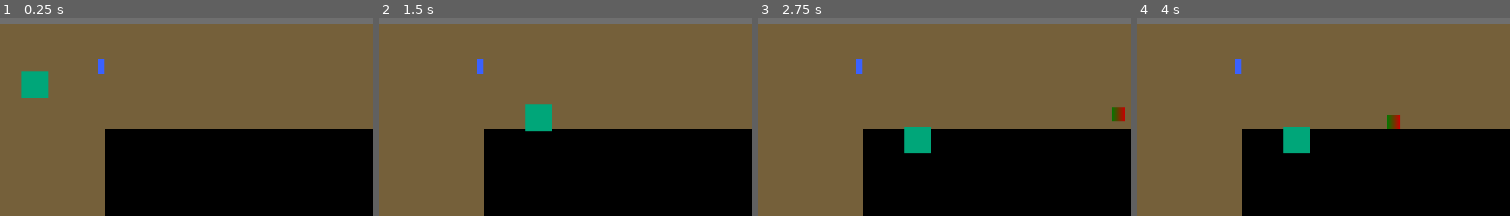
Above: before the commit, frames 1-4 (left to right).
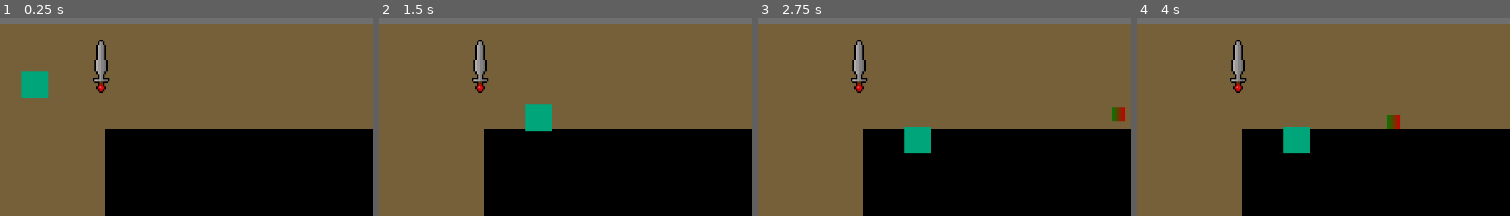
Above: after the commit, the same moments.

Repository: TheWalkingLapis/countdown
Game: Godot game, scene res://scenes/game.tscn
The game is run twice, just before and just after one commit, with the same random seed, the same clock (stepped at 60 frames per second) and the same inputs.
Inputs:
- Up to frame 1 (0.25 s): no input
- Up to frame 2 (1.5 s): hold D (player_right) 0.53-1.28 s; hold S (player_down) from 1.28 s (still down)
- Up to frame 3 (2.75 s): release S (player_down) at 2.03 s; hold D (player_right) from 2.03 s (still down)
- Up to frame 4 (4 s): release D (player_right) at 2.78 s; hold W (player_up) 2.78-3.53 s; hold A (player_left) from 3.53 s (still down)
The pictures show only the part of the screen within x 5-55%, y 0-50%; the shares and areas given below are measured in that part.

The runs differ from the first frame. In frame 1, 0.7% of the frame differs, in the area x 24-30%, y 11-38%; in frame 2, 0.7%; in frame 3, 0.7%; in frame 4, 0.7%.

Commit message:
feat: sword texture

Diff:
--- a/scenes/game.tscn
+++ b/scenes/game.tscn
@@ -13,6 +13,7 @@
 
 [node name="PlayerWeapon" parent="." instance=ExtResource("3_iywne")]
 position = Vector2(411, 186)
+scale = Vector2(4, 4)
 
 [node name="Player" parent="." instance=ExtResource("4_p57ef")]
 position = Vector2(252, 230)
--- a/scenes/player_weapon.tscn
+++ b/scenes/player_weapon.tscn
@@ -1,17 +1,10 @@
-[gd_scene load_steps=5 format=3 uid="uid://dkka1dstutnp7"]
+[gd_scene load_steps=4 format=3 uid="uid://dkka1dstutnp7"]
 
 [ext_resource type="Script" uid="uid://c63xodi4tlaws" path="res://scripts/player_weapon.gd" id="1_3kfca"]
-
-[sub_resource type="Gradient" id="Gradient_bh1vq"]
-offsets = PackedFloat32Array(1)
-colors = PackedColorArray(0.22745098, 0.38039216, 1, 1)
-
-[sub_resource type="GradientTexture2D" id="GradientTexture2D_maq6x"]
-gradient = SubResource("Gradient_bh1vq")
+[ext_resource type="Texture2D" uid="uid://ignn7fmmueo3" path="res://assets/sword.png" id="2_bh1vq"]
 
 [sub_resource type="CapsuleShape2D" id="CapsuleShape2D_i56rw"]
-radius = 8.0
-height = 40.0
+radius = 4.0
 
 [node name="PlayerWeapon" type="CharacterBody2D"]
 collision_layer = 2
@@ -19,9 +12,8 @@
 script = ExtResource("1_3kfca")
 
 [node name="Sprite2D" type="Sprite2D" parent="."]
-position = Vector2(4.7683716e-07, 0)
-scale = Vector2(0.23437503, 0.5546875)
-texture = SubResource("GradientTexture2D_maq6x")
+texture = ExtResource("2_bh1vq")
 
 [node name="CollisionShape2D" type="CollisionShape2D" parent="."]
+position = Vector2(0, -2)
 shape = SubResource("CapsuleShape2D_i56rw")
Binary file added: assets/sword.png
Not shown, added: assets/sword.png.import
Not shown, added: assets/sword.xcf
